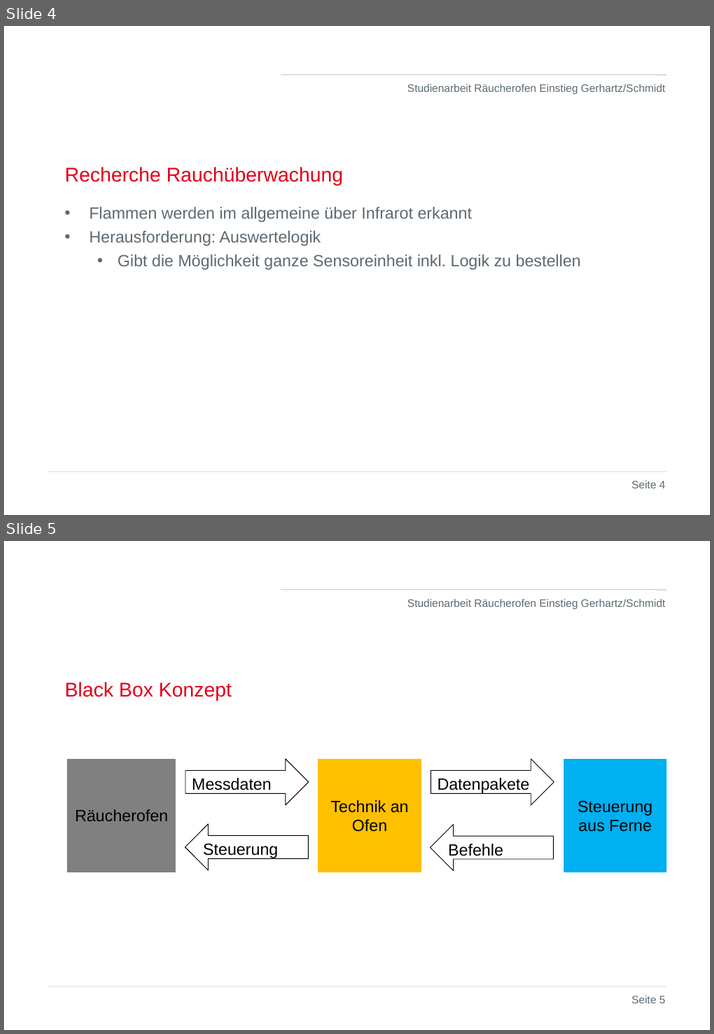
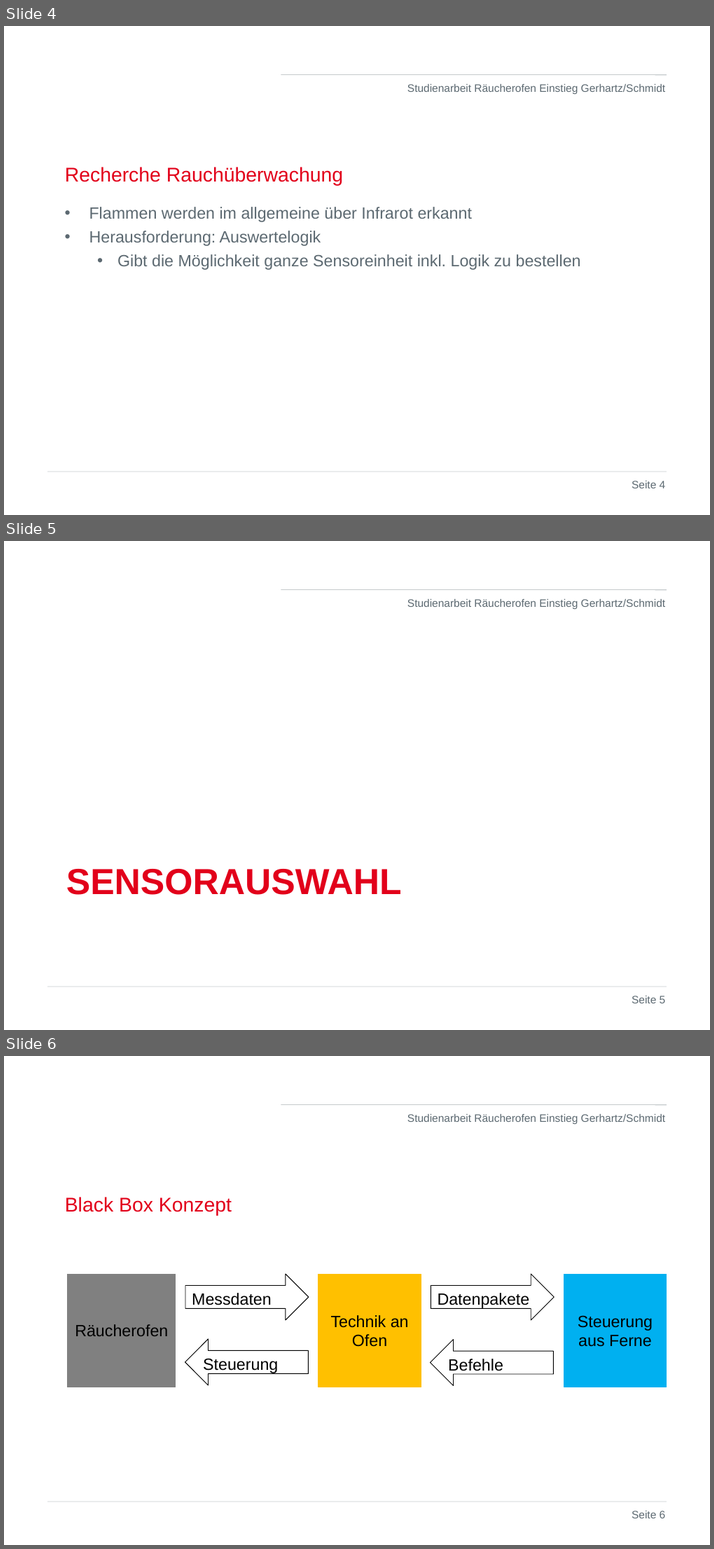
Before and after one commit to stege00/Raeucherofen, a slide deck: 05_Dokumente_DHBW/Präsentationen/KW43_2021_Studienarbeit_Gerhartz_Schmidt_Recherche_Sensoren.ppt. Shown one above the other, each under a label of ours: slides 4 and 5 before the commit, slides 4, 5 and 6 after it. The pictures are 714x1034 and 714x1549 pixels, drawn with LibreOffice and Linux fonts; fonts in the diff are those of the drawing; background and template pictures are left out. Boxes give left, top, right and bottom in pixels: in the first picture for what was removed or moved away, otherwise in the second. Text is boxed around its words. In the diff, an @@ line names an element or a change of style, - is before the commit and + after.

```diff
--- a/05_Dokumente_DHBW/Präsentationen/KW43_2021_Studienarbeit_Gerhartz_Schmidt_Recherche_Sensoren.ppt
+++ b/05_Dokumente_DHBW/Präsentationen/KW43_2021_Studienarbeit_Gerhartz_Schmidt_Recherche_Sensoren.ppt
@@ slide 5 added at bbox=[4, 541, 710, 1030], background #FFFFFF; not listed: 3 template elements that a slide beside it also shows @@
@@ title added at bbox=[66, 869, 402, 895], 40 pt, text #E2001A, bold @@
+SENSORAUSWAHL
@@ page number added at bbox=[631, 995, 666, 1003], 12 pt, text #5C6971 @@
+Seite 5
@@ what was slide 5 is now slide 6 @@
@@ page number at bbox=[631, 1510, 666, 1518]: text changed @@
-Seite 5
+Seite 6
```
Also in this commit, not shown: 2 slides changed, 1 other slide added.
